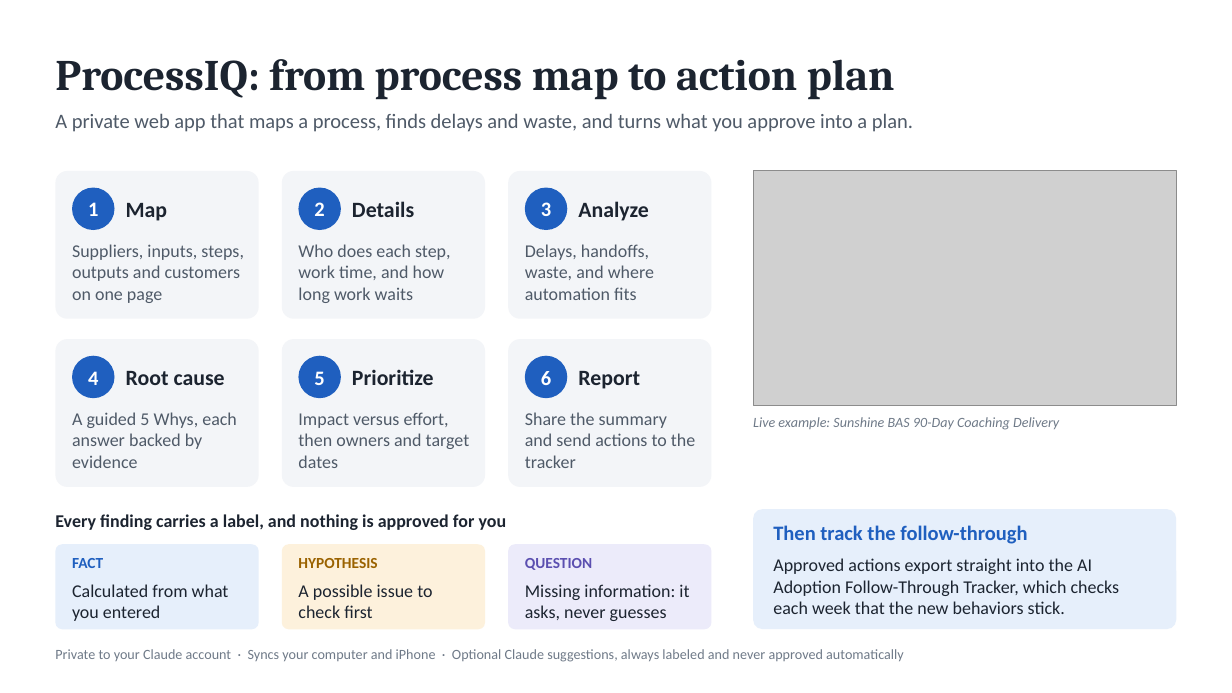
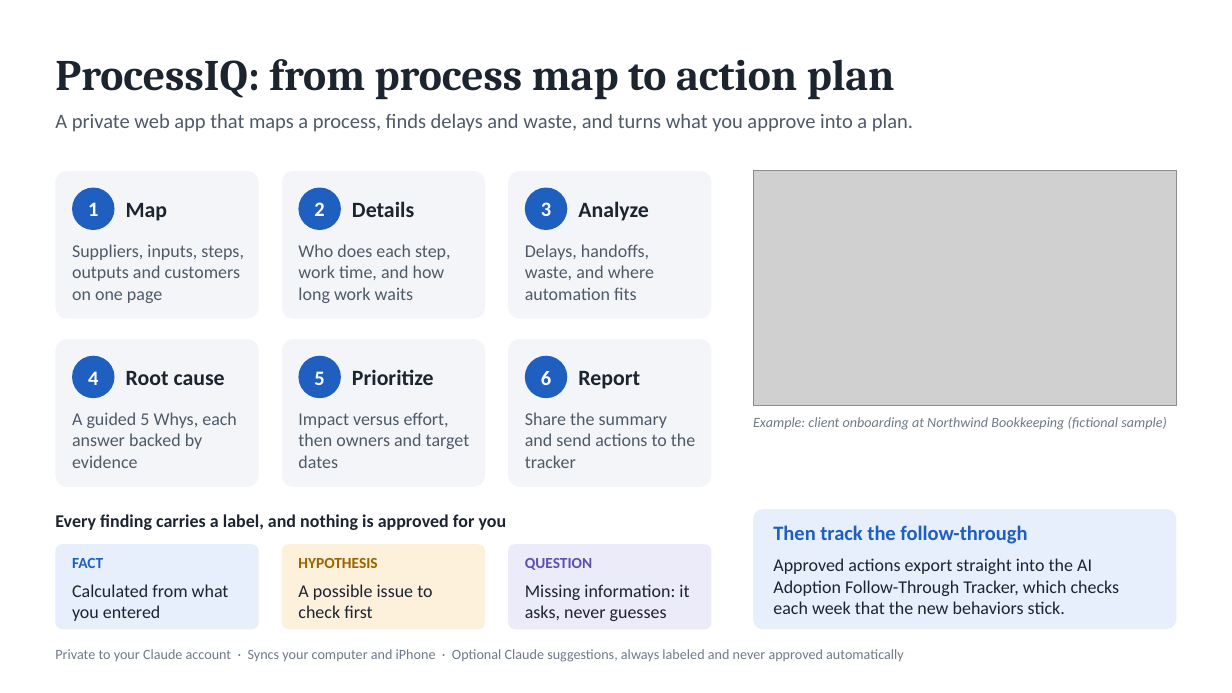
Before and after one commit to jedwardmosley-cell/mosley-foundry, a slide deck: slide 1 of ProcessIQ/ProcessIQ-Overview.pptx. Drawn at 1232x693 pixels with LibreOffice and Linux fonts; fonts in the diff are those of the drawing; grey boxes stand for pictures. Boxes give left, top, right and bottom in pixels: in the first picture for what was removed or moved away, otherwise in the second. Text is boxed around its words. In the diff, an @@ line names an element or a change of style, - is before the commit and + after.

```diff
--- a/ProcessIQ/ProcessIQ-Overview.pptx
+++ b/ProcessIQ/ProcessIQ-Overview.pptx
@@ text at (753, 417, 1166, 430): text changed @@
-Live example: Sunshine BAS 90-Day Coaching Delivery
+Example: client onboarding at Northwind Bookkeeping (fictional sample)
```
